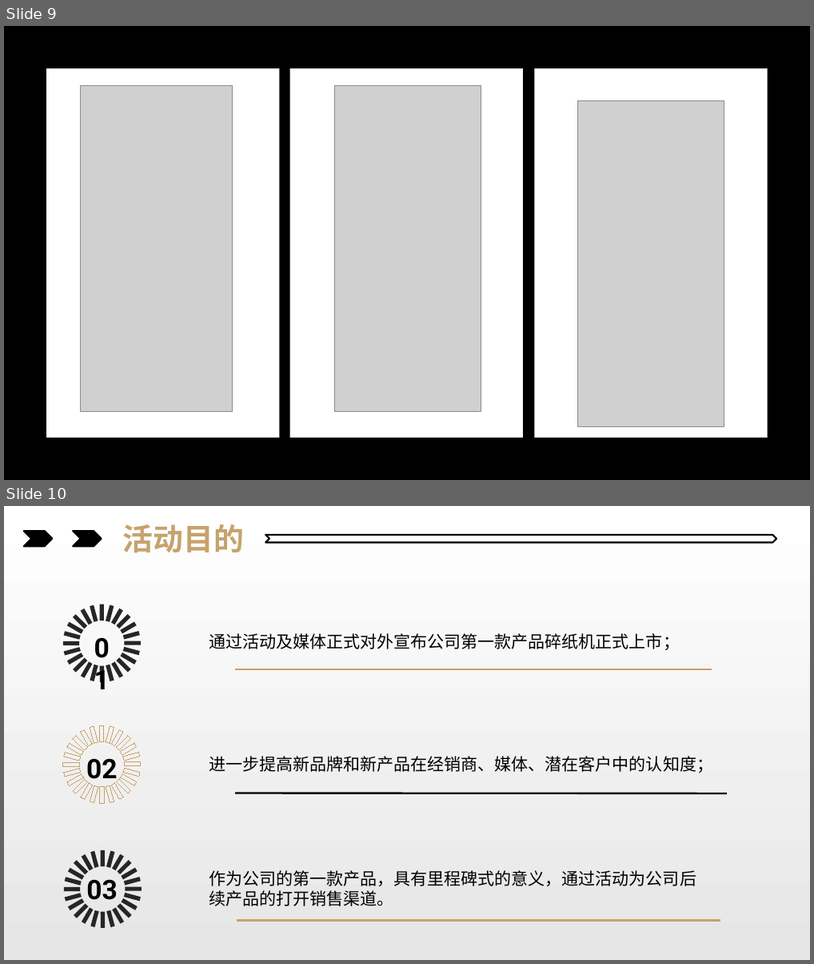
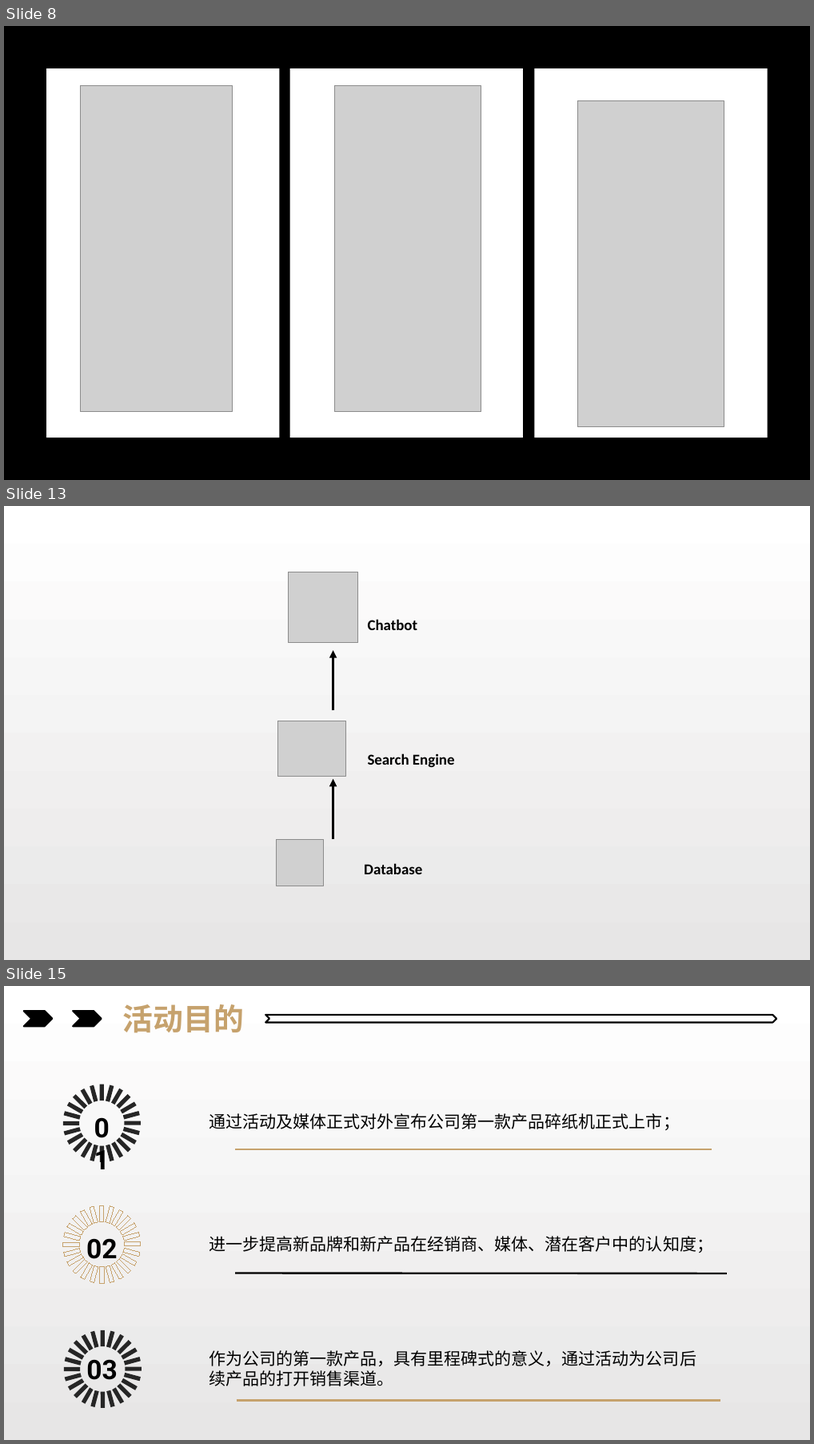
Before and after one commit to henryzt/JPMorgan-CFG19-Project-Access-Chatbot, a slide deck: presentation/03.pptx. Shown one above the other, each under a label of ours: slides 9 and 10 before the commit, slides 8, 13 and 15 after it; the slides between them are not shown. The pictures are 814x964 and 814x1444 pixels, drawn with LibreOffice and Linux fonts; fonts in the diff are those of the drawing; grey boxes stand for pictures. Boxes give left, top, right and bottom in pixels: in the first picture for what was removed or moved away, otherwise in the second. Text is boxed around its words. In the diff, an @@ line names an element or a change of style, - is before the commit and + after.

```diff
--- a/presentation/03.pptx
+++ b/presentation/03.pptx
@@ slide 13 added at [4, 506, 810, 960], background gradient #FFFFFF to #E7E6E6 @@
@@ picture added at [288, 572, 358, 641] @@
@@ text added at [368, 619, 418, 630], 18 pt, text #000000, bold @@
+Chatbot
@@ arrow added from (333, 711) to (333, 650), #000000 3 pt @@
@@ picture added at [278, 720, 346, 776] @@
@@ text added at [368, 753, 455, 768], 18 pt, text #000000, bold @@
+Search Engine
@@ arrow added from (333, 839) to (333, 779), #000000 3 pt @@
@@ picture added at [277, 839, 323, 885] @@
@@ text added at [364, 863, 422, 874], 18 pt, text #000000, bold @@
+Database
@@ what was slide 9 is now slide 8 @@
@@ what was slide 10 is now slide 15 @@
```
Also in this commit, not shown: 1 slide changed, 6 other slides added, 2 slides removed, 1 other file.
